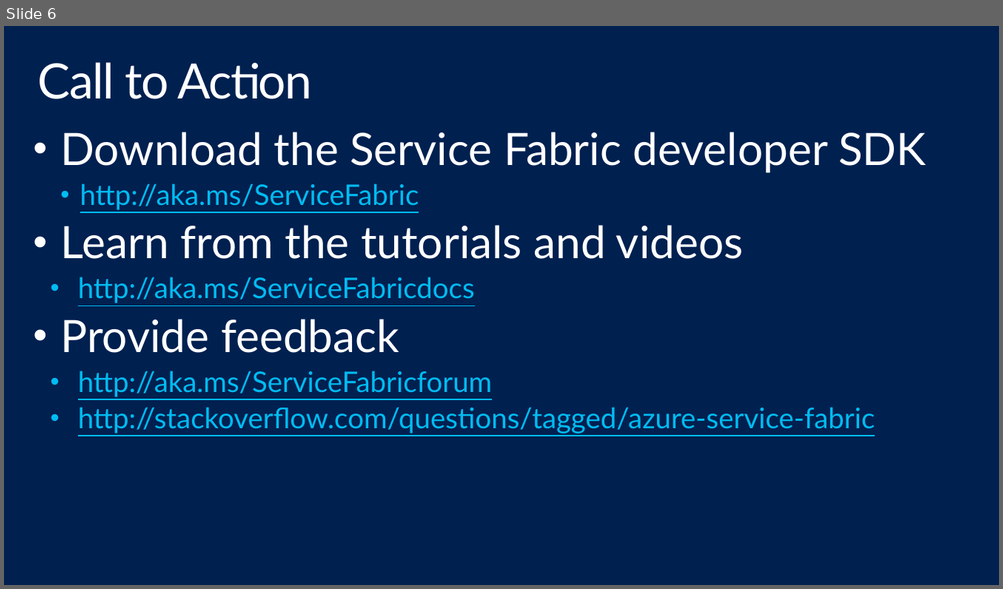
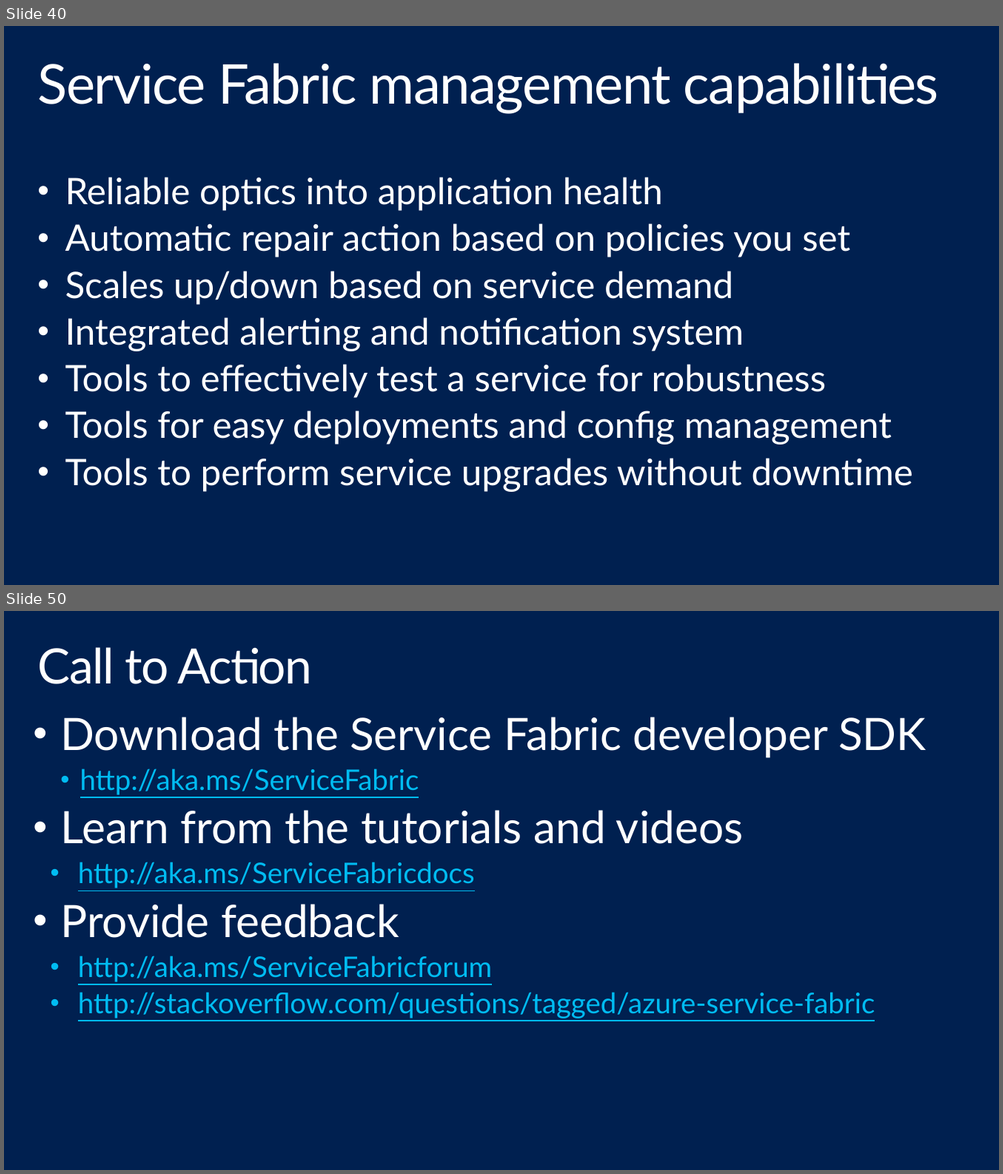
Before and after one commit to shawnweisfeld/20150514_ServiceFabric, a slide deck: Service Fabric.pptx. Shown one above the other, each under a label of ours: slide 6 before the commit, slides 40 and 50 after it; the slides between them are not shown. The pictures are 1003x589 and 1003x1174 pixels, drawn with LibreOffice and Linux fonts; fonts in the diff are those of the drawing; background and template pictures are left out. Boxes give left, top, right and bottom in pixels: in the first picture for what was removed or moved away, otherwise in the second. Text is boxed around its words. In the diff, an @@ line names an element or a change of style, - is before the commit and + after.

```diff
--- a/Service Fabric.pptx
+++ b/Service Fabric.pptx
@@ slide 40 added at <box>4,26,999,585</box>, background #002050 @@
@@ title added at <box>37,63,939,114</box>, 54 pt, text #FFFFFF @@
+Service Fabric management capabilities
@@ text added at <box>65,177,913,492</box>, 36 pt, text #FFFFFF @@
+• Reliable optics into application health
+• Automatic repair action based on policies you set
+• Scales up/down based on service demand
+• Integrated alerting and notification system
+• Tools to effectively test a service for robustness
+• Tools for easy deployments and config management
+• Tools to perform service upgrades without downtime
@@ what was slide 6 is now slide 50 @@
```
Also in this commit, not shown: 2 slides changed, 44 other slides added, 1 slide removed.
